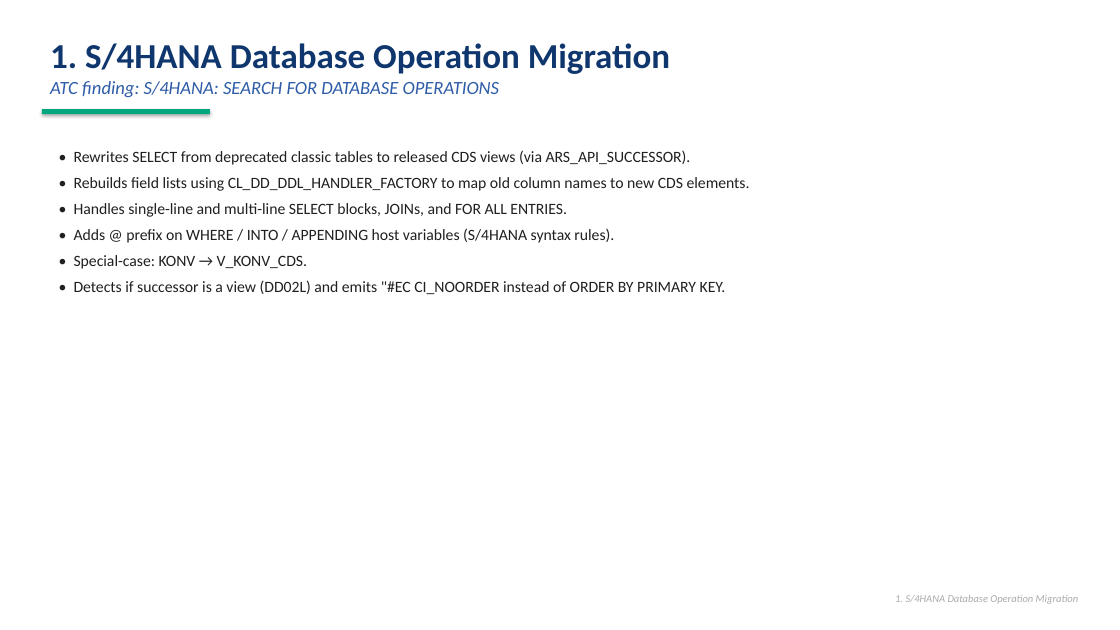
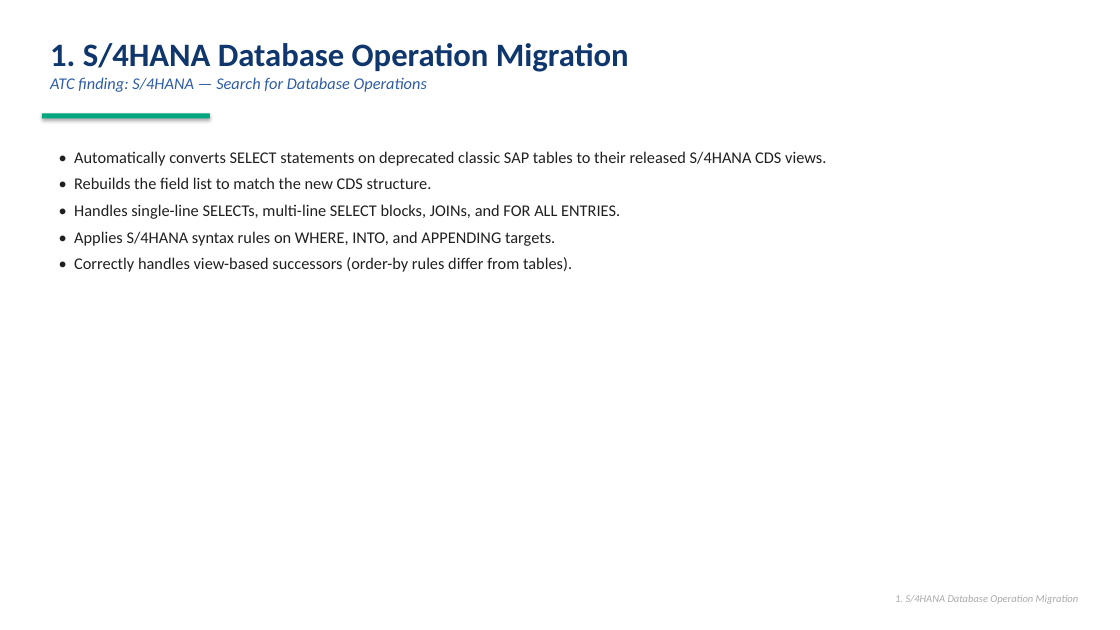
Before and after one commit to vaibhavdiligent/ONGC-CST-Purchase-Date-Sharing-, a slide deck: slide 5 of ZATC_RESULT_CORRECTION_CAPABILITIES.pptx. Drawn at 1120x630 pixels with LibreOffice and Linux fonts; fonts in the diff are those of the drawing. Boxes give left, top, right and bottom in pixels: in the first picture for what was removed or moved away, otherwise in the second. Text is boxed around its words. In the diff, an @@ line names an element or a change of style, - is before the commit and + after.

```diff
--- a/ZATC_RESULT_CORRECTION_CAPABILITIES.pptx
+++ b/ZATC_RESULT_CORRECTION_CAPABILITIES.pptx
@@ text at (50,43,629,72): size 30 to 28 pt in "1. S/4HANA Database Operation Migration" @@
@@ text at (50,77,427,92): text changed; size 16 to 14 pt @@
-ATC finding: S/4HANA: SEARCH FOR DATABASE OPERATIONS
+ATC finding: S/4HANA — Search for Database Operations
@@ rectangle: place and size @@
-rectangle at (42,109,210,114)
+rectangle at (42,113,210,118)
@@ text at (74,151,826,272): text changed; size 13.5 to 14 pt @@
-• Rewrites SELECT from deprecated classic tables to released CDS views (via ARS_API_SUCCESSOR).
-• Rebuilds field lists using CL_DD_DDL_HANDLER_FACTORY to map old column names to new CDS elements.
-• Handles single-line and multi-line SELECT blocks, JOINs, and FOR ALL ENTRIES.
-• Adds @ prefix on WHERE / INTO / APPENDING host variables (S/4HANA syntax rules).
-• Special-case: KONV → V_KONV_CDS.
-• Detects if successor is a view (DD02L) and emits "#EC CI_NOORDER instead of ORDER BY PRIMARY KEY.
+• Automatically converts SELECT statements on deprecated classic SAP tables to their released S/4HANA CDS views.
+• Rebuilds the field list to match the new CDS structure.
+• Handles single-line SELECTs, multi-line SELECT blocks, JOINs, and FOR ALL ENTRIES.
+• Applies S/4HANA syntax rules on WHERE, INTO, and APPENDING targets.
+• Correctly handles view-based successors (order-by rules differ from tables).
```
Also in this commit, not shown: 20 other slides changed, 1 slide added, 2 slides removed.
